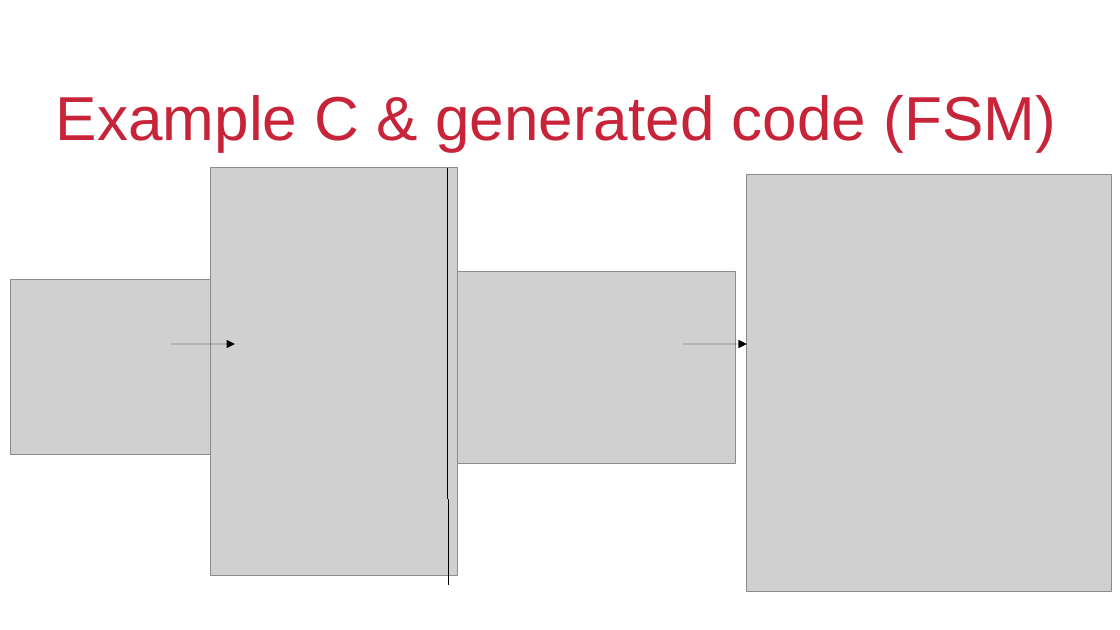
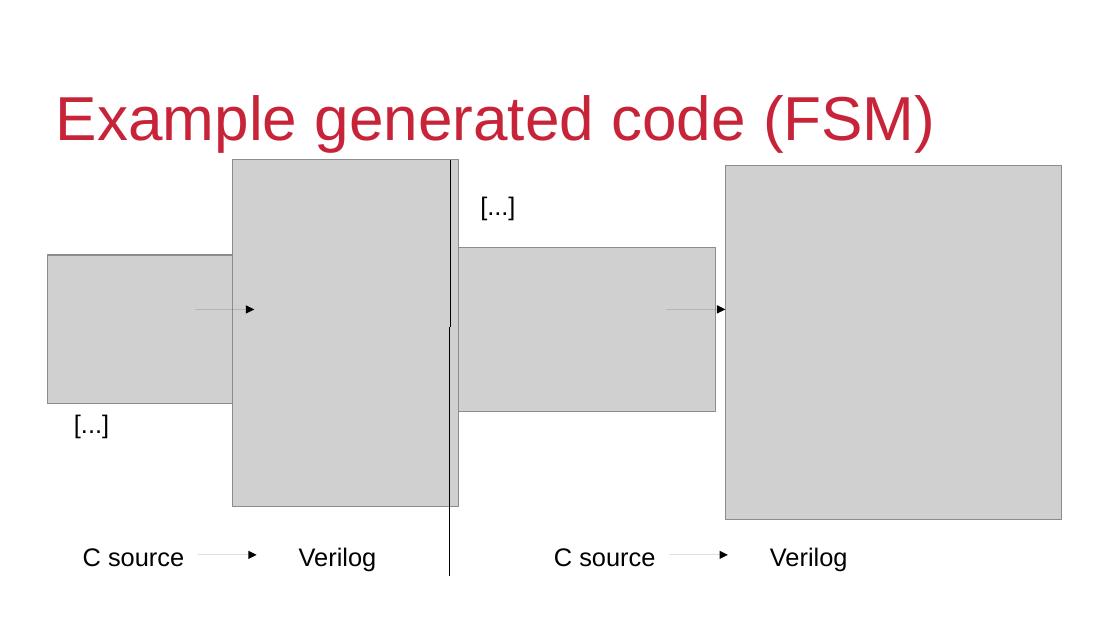
Before and after one commit to suarezvictor/CflexHDL, a slide deck: slide 10 of doc/CFlexHDL.odp. Drawn at 1120x630 pixels with LibreOffice and Linux fonts; fonts in the diff are those of the drawing; grey boxes stand for pictures; background and template pictures are left out. Boxes give left, top, right and bottom in pixels: in the first picture for what was removed or moved away, otherwise in the second. Text is boxed around its words. In the diff, an @@ line names an element or a change of style, - is before the commit and + after.

```diff
--- a/doc/CFlexHDL.odp
+++ b/doc/CFlexHDL.odp
@@ title at <box>56,95,935,151</box>: text changed @@
-Example C & generated code (FSM)
+Example generated code (FSM)
@@ picture: place and size @@
-picture at <box>211,168,458,576</box>
+picture at <box>233,160,459,506</box>
@@ line moved from (448, 169) - (448, 584) to (450, 161) - (450, 576) @@
@@ picture: place and size @@
-picture at <box>747,175,1112,592</box>
+picture at <box>726,166,1062,520</box>
@@ text added at <box>471,185,632,252</box>, 18 pt, text #000000 @@
+[...]
@@ picture: place and size @@
-picture at <box>11,281,216,455</box>
+picture at <box>48,255,237,403</box>
@@ picture: place and size @@
-picture at <box>454,271,736,464</box>
+picture at <box>456,248,715,412</box>
@@ arrow moved from (171, 345) - (235, 345) to (195, 310) - (254, 310) @@
@@ arrow moved from (683, 345) - (747, 345) to (667, 310) - (726, 310) @@
@@ text added at <box>64,403,226,471</box>, 18 pt, text #000000 @@
+[...]
@@ text added at <box>83,548,184,567</box>, 18 pt, text #000000 @@
+C source
@@ arrow added from (198, 555) to (257, 555), #000000 0 pt @@
@@ text added at <box>299,547,377,571</box>, 18 pt, text #000000 @@
+Verilog
@@ text added at <box>554,548,655,567</box>, 18 pt, text #000000 @@
+C source
@@ arrow added from (670, 555) to (729, 555), #000000 0 pt @@
@@ text added at <box>770,547,848,571</box>, 18 pt, text #000000 @@
+Verilog
```
Also in this commit, not shown: 8 other files.
